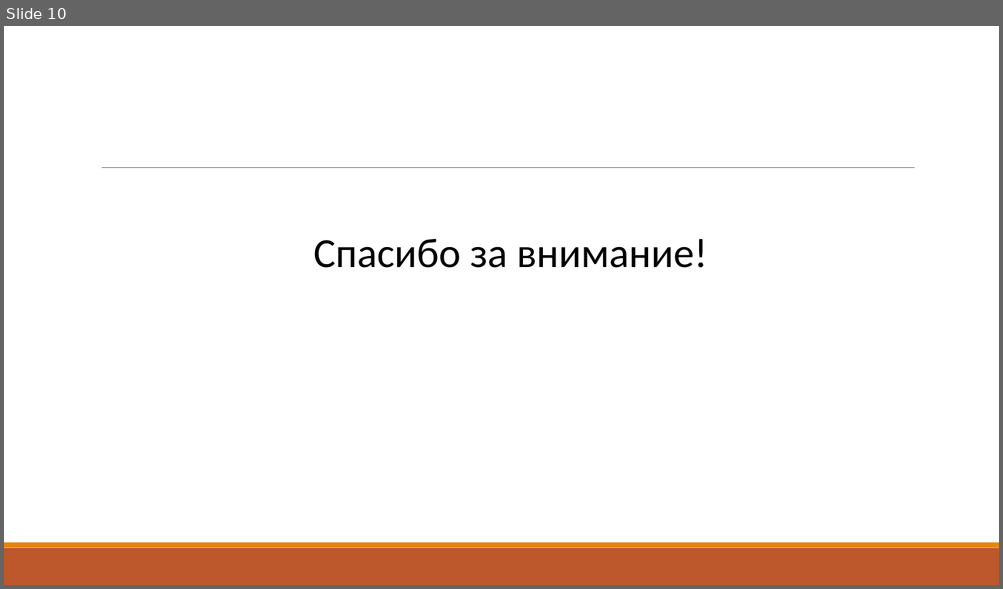
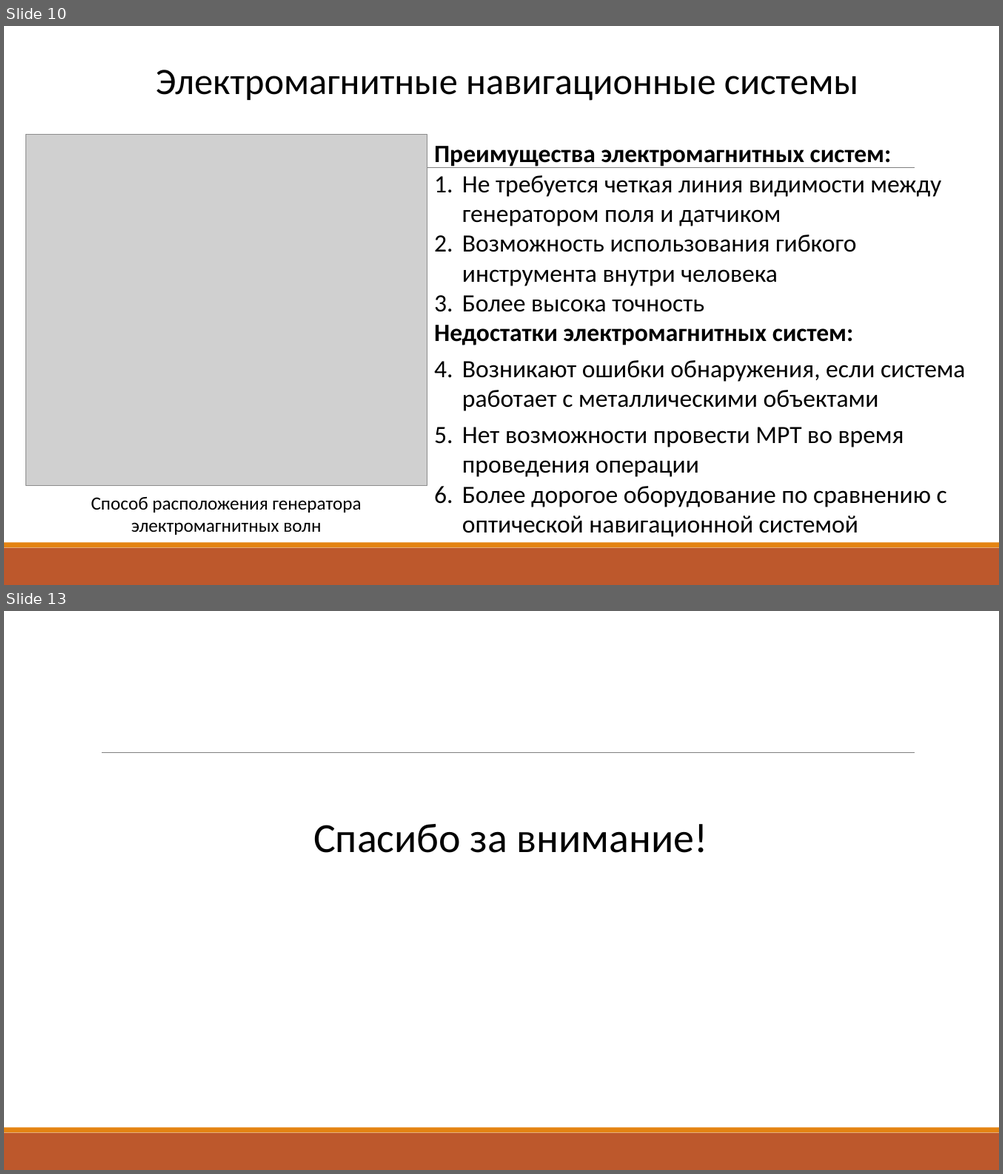
Before and after one commit to vladimirshilyaev/rk9students, a slide deck: doc/Ramzhaev/Presentation.pptx. Shown one above the other, each under a label of ours: slide 10 before the commit, slides 10 and 13 after it; the slides between them are not shown. The pictures are 1003x589 and 1003x1174 pixels, drawn with LibreOffice and Linux fonts; fonts in the diff are those of the drawing; grey boxes stand for pictures. Boxes give left, top, right and bottom in pixels: in the first picture for what was removed or moved away, otherwise in the second. Text is boxed around its words. In the diff, an @@ line names an element or a change of style, - is before the commit and + after.

```diff
--- a/doc/Ramzhaev/Presentation.pptx
+++ b/doc/Ramzhaev/Presentation.pptx
@@ slide 10 added at (4,26,999,585), background #FFFFFF; not listed: 3 template elements that a slide beside it also shows @@
@@ text added at (156,70,858,101), 36 pt, text #000000 @@
+Электромагнитные навигационные системы
@@ picture added at (25,134,427,486) @@
@@ text added at (434,146,965,537), 24 pt, text #000000 @@
+Преимущества электромагнитных систем:
+1. Не требуется четкая линия видимости между генератором поля и датчиком
+2. Возможность использования гибкого инструмента внутри человека
+3. Более высока точность
+Недостатки электромагнитных систем:
+1. Возникают ошибки обнаружения, если система работает с металлическими объектами
+2. Нет возможности провести МРТ во время проведения операции
+3. Более дорогое оборудование по сравнению с оптической навигационной системой
@@ text added at (91,497,361,535), 18 pt, text #000000 @@
+Способ расположения генератора электромагнитных волн
@@ what was slide 10 is now slide 13 @@
```
Also in this commit, not shown: 8 slides changed, 3 other slides added, 1 slide removed, 7 other files.
